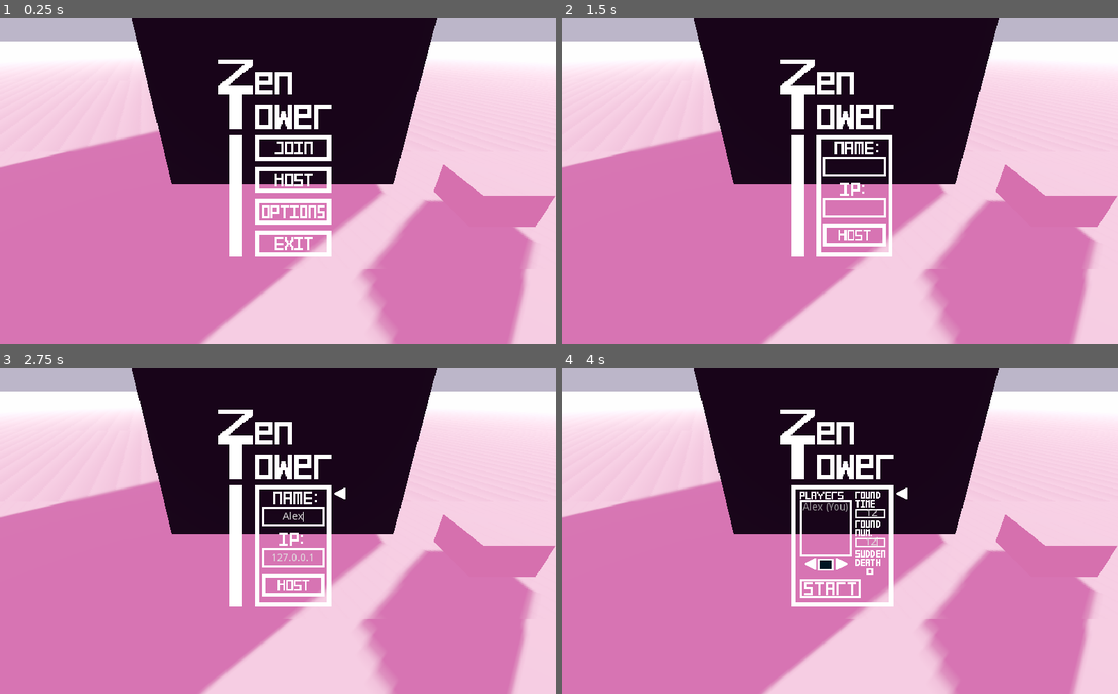
Above: before the commit, frames 1-4 (two rows, left to right).
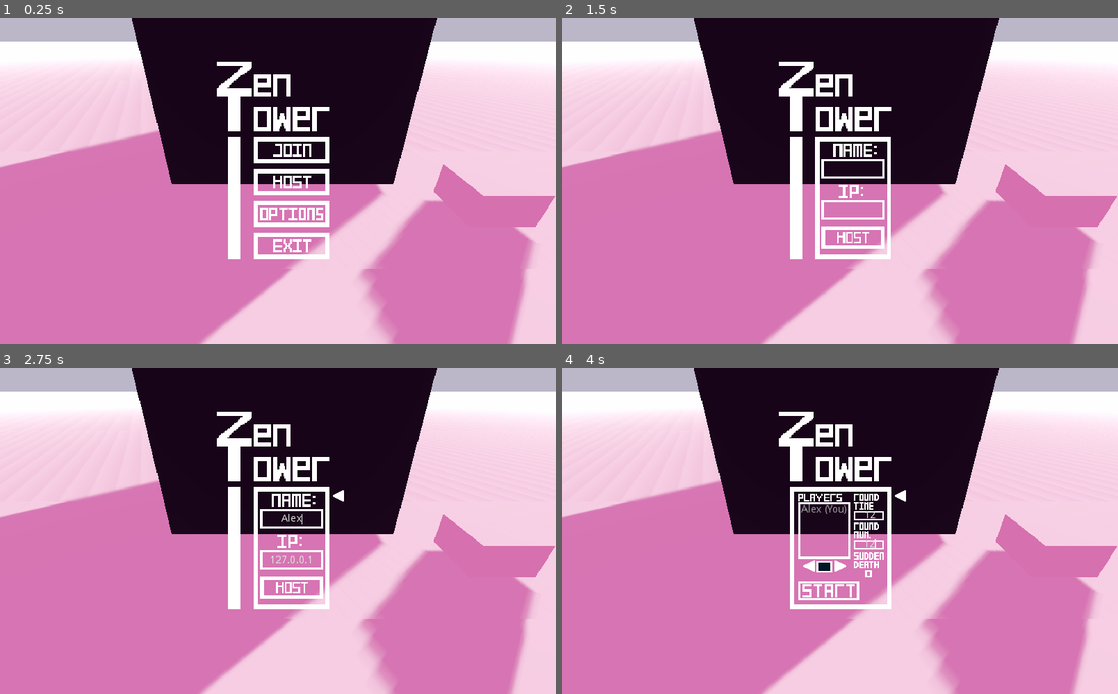
Above: after the commit, the same moments.

Repository: albielee/NSE_Challenge_Game
Game: Godot game, scene res://Menu/lobby.tscn
Same seed, same stepped clock (60 frames per second), same inputs: the game is played once before the commit and once after it.
Inputs (mouse positions are in pixels of both pictures, inside the frame that each line leads up to; where the layout moved, square brackets give the same spot in the first picture):
- Up to frame 1 (0.25 s): no input
- Up to frame 2 (1.5 s): tap Enter at 0.5 s; move the mouse to (962, 164) at 0.52 s; hold D (move_right) 0.53-1.25 s; hold Right mouse button (pull) 0.53-1.25 s; click (962, 164) at 0.8 s; click (851, 181) [856, 181] at 1.25 s
- Up to frame 3 (2.75 s): click (294, 517) at 2.02 s; type "Alex" at 2.1 s
- Up to frame 4 (4 s): click (851, 586) [856, 586] at 2.75 s; click (873, 514) at 3.52 s; type "12" at 3.6 s; click (867, 540) at 3.75 s; type "12" at 3.83 s

The runs differ from the first frame. In frame 1, 3.7% of the frame differs, in the area x 39-60%, y 12-74%; in frame 2, 3.3%; in frame 3, 3.6%; in frame 4, 3.8%, in the area x 39-63%, y 12-74%.

Commit message:
small things

Diff:
--- a/NSE_Challenge_Game/Menu/lobby.tscn
+++ b/NSE_Challenge_Game/Menu/lobby.tscn
@@ -478,9 +478,10 @@
 [node name="LobbyWorld" type="Spatial"]
 
 [node name="Lobby" type="Control" parent="."]
-anchor_top = 0.00198201
-anchor_right = 1.0
-anchor_bottom = 1.00198
+anchor_left = -0.00232005
+anchor_top = 0.00990112
+anchor_right = 0.99768
+anchor_bottom = 1.0099
 margin_top = -0.00100434
 margin_bottom = -0.00100708
 size_flags_horizontal = 2
--- a/NSE_Challenge_Game/Objects/Rock/Hitbox.gd
+++ b/NSE_Challenge_Game/Objects/Rock/Hitbox.gd
@@ -9,6 +9,7 @@
 var size = 0
 var owned_by = 0
 var linear_velocity = 0
+var pos = Vector3.ZERO
 
 signal pushed
 signal zone
--- a/NSE_Challenge_Game/Objects/Rock/Rock.gd
+++ b/NSE_Challenge_Game/Objects/Rock/Rock.gd
@@ -11,8 +11,6 @@
 var cur_rotation = 0.0
 var cur_velocity = Vector3.ZERO
 
-var face = 0
-
 var in_zone = false
 
 var id
@@ -25,46 +23,41 @@
 
 var buffer = []
 
-var size = 0
-
 onready var hitbox = $Hitbox
 onready var playerhitbox = $Hitbox2
 onready var p_hitbox = $PlayerHitbox
 
 var last_mover=""
+var location = Vector3.ZERO
+var _delta = 0.0
+var current_rotation = Vector3.ZERO
+var face = 0
 
 func _ready():
 	set_gravity_scale(5)
 	set_linear_damp(5)
 	add_to_group("rocks")
-	size = scale.x
-	hitbox.size = size
 	r_stats = [get_transform().origin, get_transform().basis.get_euler().y, linear_velocity]
 
 func _physics_process(delta):
-	face=get_transform().basis.get_euler().y
+	face = get_transform().basis.get_euler().y
+	location = get_transform().origin
+	current_rotation = rotation
+	_delta = delta
+	hitbox.pos = location
 	if get_tree().get_network_unique_id() == owned_by:
 		update(delta)
 	else:
 		puppet_update(delta)
 
-	#Playing rock slide sound
-	if($GroundDetector.is_colliding()):
-		if(speed > 0.1):
-			if(!$Slide.playing):
-				$Slide.play()
-				$Slide.unit_db  = speed/10
-		else: $Slide.stop()
-	else:
-		if($Slide.playing):
-			$SlideOff.play()
-		$Slide.stop()
-		if(!$InAir.playing):
-			$InAir.play()
+	sounds()
 
-func set_id(num):
-	id = num
+func _integrate_forces(state):
+	if get_tree().get_network_unique_id() != owned_by:
+		var target = Vector3.UP * wrapf(r_rotation-face, -PI, PI)
+		rotation = current_rotation + (target*(400*_delta/30))
 
+#PUPPET UPDATE
 func puppet_update(delta):
 	var p = get_transform().origin
 	var dir = (r_next_pos-p).normalized()
@@ -80,22 +73,9 @@
 		r_velocity = Vector2(r_stats[2].x,r_stats[2].z)
 		r_next_pos = r_position + (Vector3(r_velocity.x,0,r_velocity.y) * time)
 
-		speed = r_velocity.length()
-		next_speed = speed
-
-		var interp = 1/1.5
-		if speed <= prev_speed:
-			if dist > 0.05:
-				next_speed = dist + next_speed + (((prev_speed - speed)-next_speed) * interp)
-			else: next_speed += ((prev_speed - speed)-next_speed) * interp
-		if speed > prev_speed:
-			next_speed = prev_speed + speed
-
-	#inter fucking polate this shit
-	var cur_speed = get_linear_velocity()
-	if dist >= 1:
-		set_linear_velocity(next_speed*dir*dist)
-	else: set_linear_velocity(next_speed*dir)
+	if r_next_pos != Vector3.ZERO:
+		var d = r_next_pos-location
+		transform.origin = location + (d * 20 * _delta)
 
 	puppet_rotation(r_rotation,delta)
 
@@ -108,28 +88,55 @@
 
 func packet_received(average_time):
 	#ain't exactly pretty. TODO: Fix this with signals instead of calls
-	if id in get_parent().r_rockdic:
+	if id in get_parent().r_rockdic and owned_by != get_tree().get_network_unique_id():
 		build_buffer(get_parent().r_rockdic[id], average_time)
 
 func build_buffer(stats, avg):
 	buffer.push_back([stats,avg])
 
+#OWNER UPDATE
 func update(delta):
+	speed = sqrt(pow(linear_velocity.x, 2) + pow(linear_velocity.z,2))
+	if buffer!=[]: buffer = []
 	speed = Vector2(linear_velocity.x, linear_velocity.z).length()
 	hitbox.face=get_transform().basis.get_euler().y
 	hitbox.speed=speed
-	hitbox.linear_velocity=linear_velocity
 	if(in_zone):
 		hitbox.flying = true
 		set_gravity_scale(1)
 		set_linear_damp(0.5)
 	else:
-		if (speed < 5):
+		if (speed < 1):
 			hitbox.flying = false
 			set_gravity_scale(5)
 			set_linear_damp(5)
 		else: hitbox.flying = true
+	remote_update()
 
+func remote_update():
+	#Although currently owned, there should be preparations for when it is a puppet once more
+	r_position = get_transform().origin
+	r_rotation = get_transform().basis.get_euler().y
+	r_velocity = linear_velocity
+	r_next_pos = r_position
+
+#SOUNDS
+func sounds():
+	#Playing rock slide sound
+	if($GroundDetector.is_colliding()):
+		if(speed > 0.1):
+			if(!$Slide.playing):
+				$Slide.play()
+				$Slide.unit_db  = speed/10
+		else: $Slide.stop()
+	else:
+		if($Slide.playing):
+			$SlideOff.play()
+		$Slide.stop()
+		if(!$InAir.playing):
+			$InAir.play()
+
+#NETWORK STUFF
 func destroy():
 	#the rock has fallen and should be removed from the whole game
 	#can't signal this shit, so I'm just calling get_parent()
@@ -141,10 +148,19 @@
 func get_stats():
 	return [get_transform().origin, get_transform().basis.get_euler().y, linear_velocity]
 
-#sync this with all clients otherwise it will just be the host who it is removed for
 sync func reset():
 	queue_free()
 
+func set_id(num):
+	id = num
+
+func set_owner(pid):
+	if owned_by != pid:
+		buffer = []
+		owned_by = pid
+		get_parent().change_owner(id, owned_by)
+
+#HITBOX SIGNALS
 func _on_Hitbox_pushed():
 	add_force(hitbox.knockback, Vector3.ZERO)
 
@@ -155,8 +171,7 @@
 	in_zone = false
 
 func _on_Hitbox_zone():
-	owned_by=hitbox.owned_by
-	get_parent().change_owner(id, owned_by)
+	set_owner(hitbox.owned_by)
 	in_zone = true
 
 func _on_Rock_body_entered(body):
--- a/NSE_Challenge_Game/Player/Player.gd
+++ b/NSE_Challenge_Game/Player/Player.gd
@@ -172,6 +172,9 @@
 	handle_animations(anim)
 	handle_sounds()
 
+func _integrate_forces(s):
+	rotation = current_rotation + (mouse_angle*(current_turn_speed*_delta/30))
+
 func handle_sounds():
 	if(anim == "movement"):
 		play_footsteps()
@@ -310,9 +313,6 @@
 	if (animation!=prevanim):
 		animationstate.travel(animation)
 	prevanim = animationstate.get_current_node()
-
-func _integrate_forces(s):
-	rotation = current_rotation + (mouse_angle*(current_turn_speed*_delta/30))
 
 #Takes given control input and updates actions of the player
 func update(delta):
Not shown: 5 places in NSE_Challenge_Game/Objects/Rock/Rock2.tscn that only renumber resources
